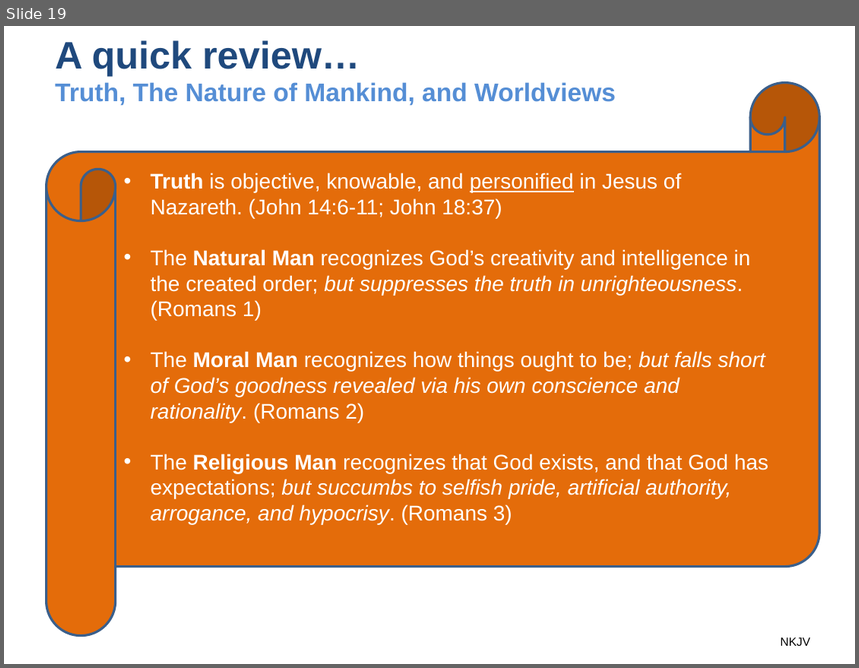
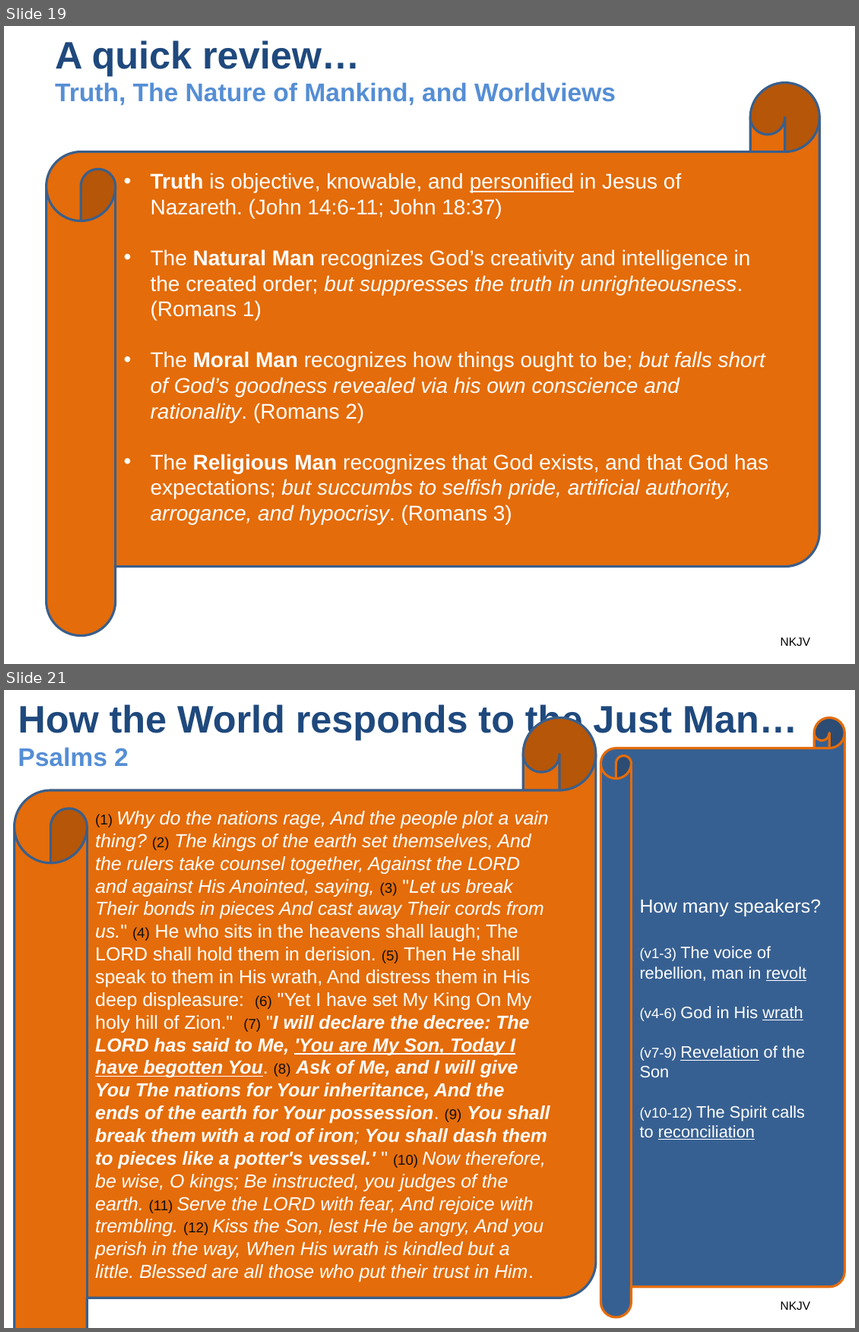
Before and after one commit to UsefulEngines/EvangelismPublic, a slide deck: 2024-Q4/2024-10-13/2024-10-13-Psalms.pptx. Shown one above the other, each under a label of ours: slide 19 before the commit, slides 19 and 21 after it; the slides between them are not shown. The pictures are 859x668 and 859x1332 pixels, drawn with LibreOffice and Linux fonts; fonts in the diff are those of the drawing. Boxes give left, top, right and bottom in pixels: in the first picture for what was removed or moved away, otherwise in the second. Text is boxed around its words. In the diff, an @@ line names an element or a change of style, - is before the commit and + after.

```diff
--- a/2024-Q4/2024-10-13/2024-10-13-Psalms.pptx
+++ b/2024-Q4/2024-10-13/2024-10-13-Psalms.pptx
@@ slide 21 added at <box>4,690,855,1328</box>, background #FFFFFF @@
@@ title added at <box>18,702,797,767</box>, 32.4 pt, text #1F497D, bold @@
+How the World responds to the Just Man…
+Psalms 2
@@ horizontal scroll added at <box>14,718,595,1328</box>, fill #E46C0A, outline #3A5F8C 2 pt, 16 pt, text #FFFFFF, italic @@
+(1) Why do the nations rage, And the people plot a vain thing? (2) The kings of the earth set themselves, And the rulers take counsel together, Against the LORD and against His Anointed, saying, (3) "Let us break Their bonds in pieces And cast away Their cords from us." (4) He who sits in the heavens shall laugh; The LORD shall hold them in derision. (5) Then He shall speak to them in His wrath, And distress them in His deep displeasure: (6) "Yet I have set My King On My holy hill of Zion." (7) "I will declare the decree: The LORD has said to Me, 'You are My Son, Today I have begotten You. (8) Ask of Me, and I will give You The nations for Your inheritance, And the ends of the earth for Your possession. (9) You shall break them with a rod of iron; You shall dash them to pieces like a potter's vessel.' " (10) Now therefore, be wise, O kings; Be instructed, you judges of the earth. (11) Serve the LORD with fear, And rejoice with trembling. (12) Kiss the Son, lest He be angry, And you perish in the way, When His wrath is kindled but a little. Blessed are all those who put their trust in Him.
@@ horizontal scroll added at <box>601,718,845,1319</box>, fill #376092, outline #E46C0A 2 pt, 14 pt, text #FFFFFF @@
+How many speakers?
+(v1-3) The voice of rebellion, man in revolt
+(v4-6) God in His wrath
+(v7-9) Revelation of the Son
+(v10-12) The Spirit calls to reconciliation
@@ text added at <box>781,1302,811,1310</box>, 10 pt, text #000000 @@
+NKJV
```
Also in this commit, not shown: 1 slide changed.
